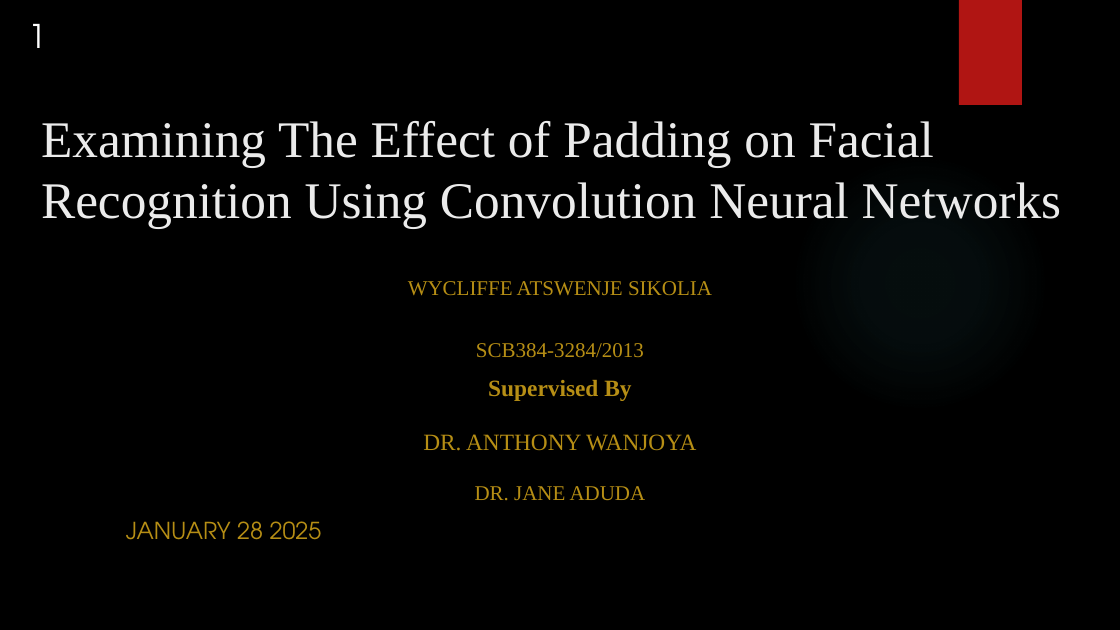
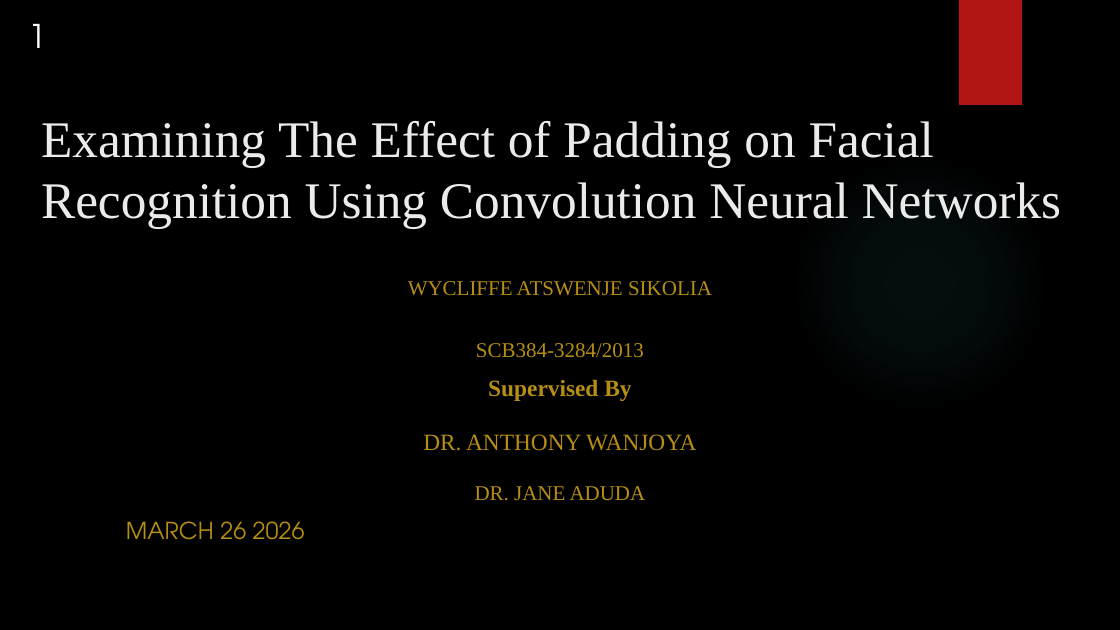
Before and after one commit to cycks/PgdThesis, a slide deck: slide 1 of mydocuments/Examining The Effect of Padding on Facial Recognition.pptx. Drawn at 1120x630 pixels with LibreOffice and Linux fonts; fonts in the diff are those of the drawing; background and template pictures are left out. Boxes give left, top, right and bottom in pixels: in the first picture for what was removed or moved away, otherwise in the second. Text is boxed around its words. In the diff, an @@ line names an element or a change of style, - is before the commit and + after.

```diff
--- a/mydocuments/Examining The Effect of Padding on Facial Recognition.pptx
+++ b/mydocuments/Examining The Effect of Padding on Facial Recognition.pptx
@@ subtitle at [126, 521, 305, 540]: text changed @@
-JANUARY 28 2025
+MARCH 26 2026
```
Also in this commit, not shown: 1 other slide changed, 13 other files.
